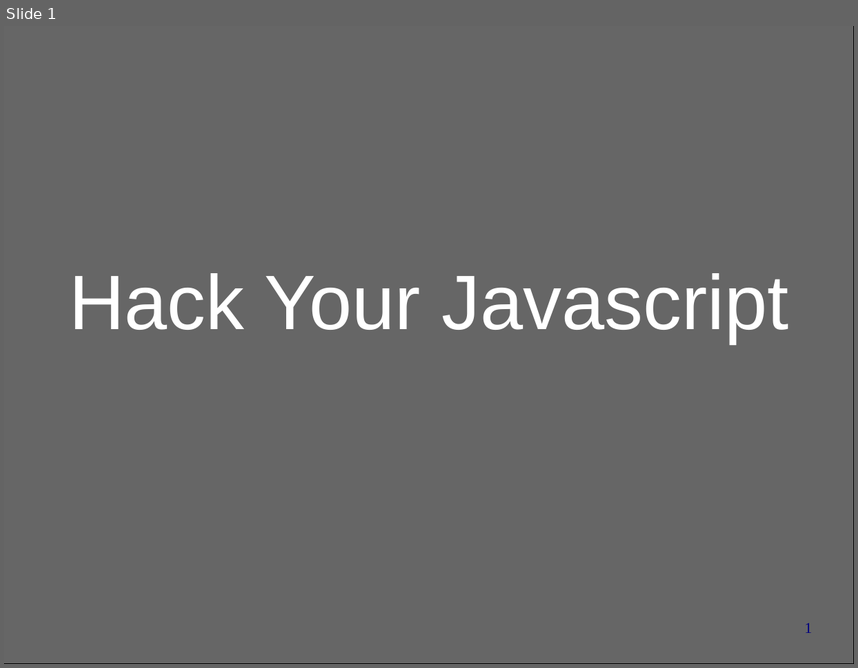
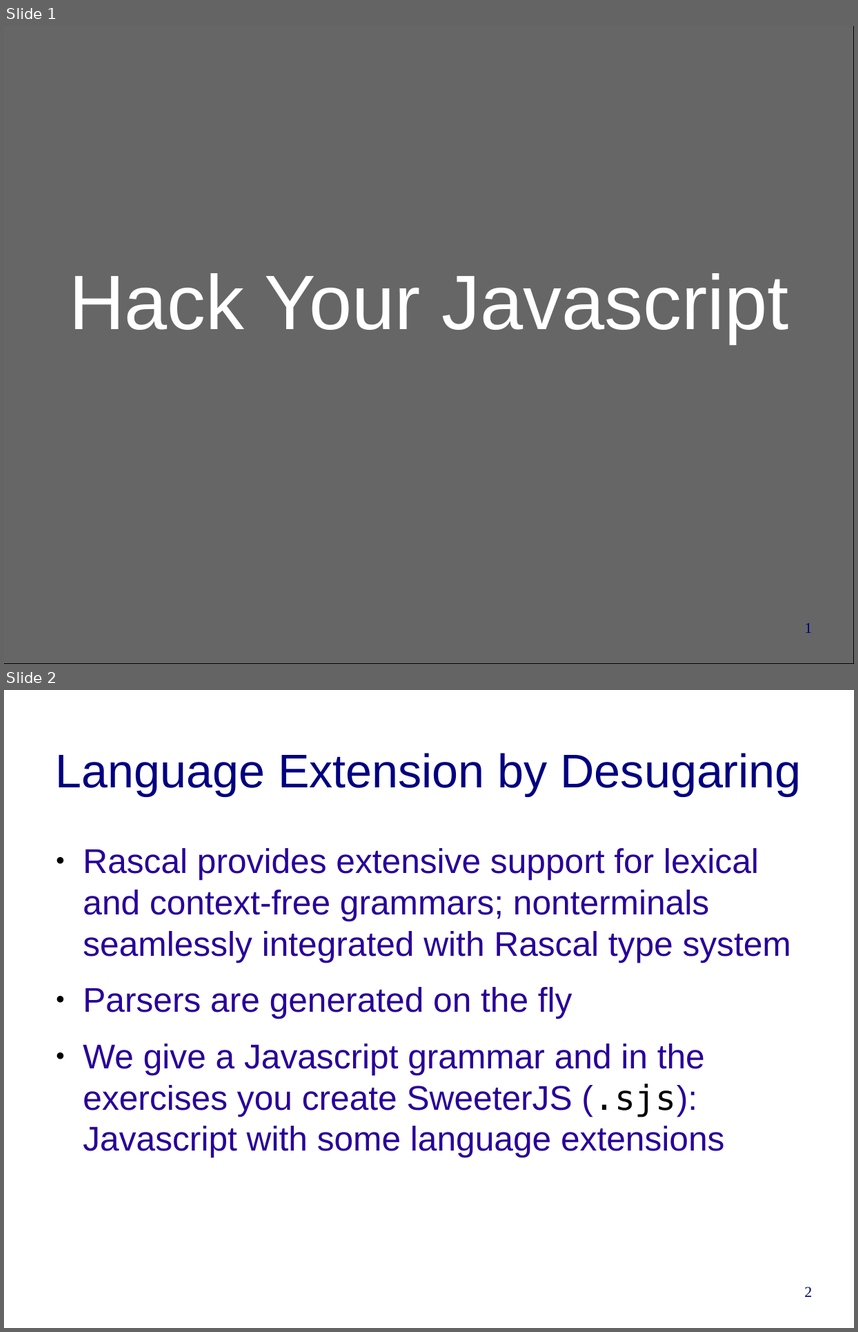
Before and after one commit to cwi-swat/rascal-course-pldi-2015, a slide deck: presentations/HackYourJavascript.odp. Shown one above the other, each under a label of ours: slide 1 before the commit, slides 1 and 2 after it. The pictures are 858x668 and 858x1332 pixels, drawn with LibreOffice and Linux fonts; fonts in the diff are those of the drawing; background and template pictures are left out. Boxes give left, top, right and bottom in pixels: in the first picture for what was removed or moved away, otherwise in the second. Text is boxed around its words. In the diff, an @@ line names an element or a change of style, - is before the commit and + after.

```diff
--- a/presentations/HackYourJavascript.odp
+++ b/presentations/HackYourJavascript.odp
@@ slide 2 added at (4, 690, 854, 1328), background #FFFFFF @@
@@ title added at (55, 753, 802, 796), 44 pt, text #000080 @@
+Language Extension by Desugaring
@@ text added at (83, 848, 791, 1157), 32 pt, text #280099 @@
+● Rascal provides extensive support for lexical and context-free grammars; nonterminals seamlessly integrated with Rascal type system
+● Parsers are generated on the fly
+● We give a Javascript grammar and in the exercises you create SweeterJS (.sjs): Javascript with some language extensions
@@ page number added at (804, 1286, 812, 1297), 14 pt, text #000080 @@
+2
```
Also in this commit, not shown: 7 other slides added.
